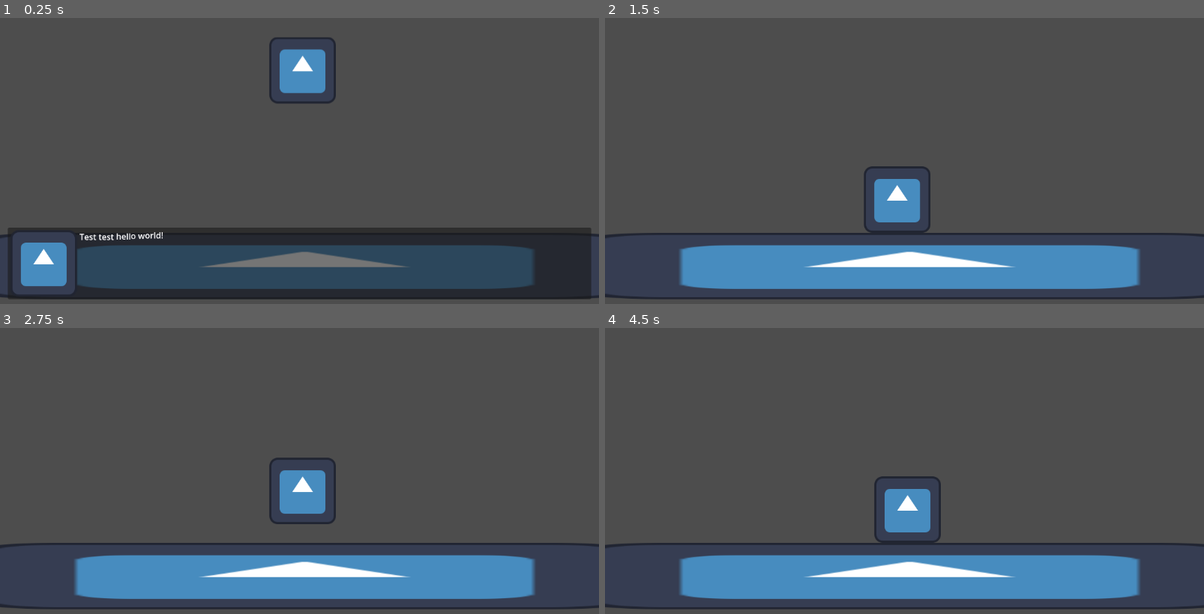
Above: before the commit, frames 1-4 (two rows, left to right).
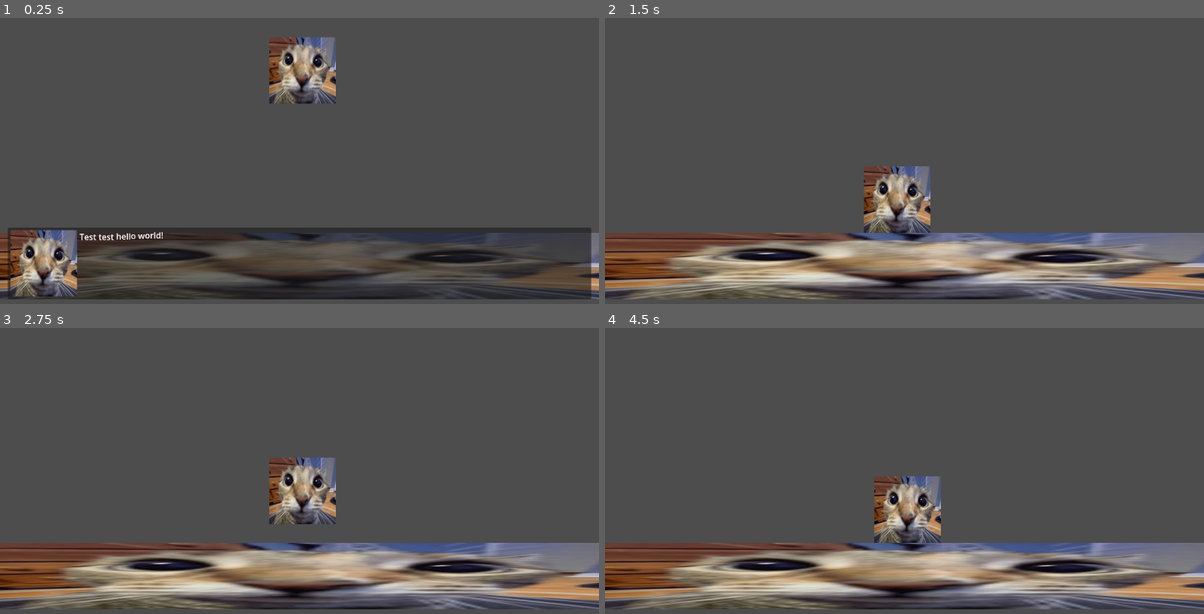
Above: after the commit, the same moments.

Repository: 46768/nsc2025
Game: Godot game, scene res://main.tscn
Two runs of this game, one before a commit and one after it. Both use one fixed random seed, a clock stepped at 60 frames per second and the inputs below. The engine's default icon, where the game draws it, is replaced by a stand-in: a white triangle on a blue panel in a dark square.
Inputs (mouse positions are in pixels of both pictures, inside the frame that each line leads up to):
- Up to frame 1 (0.25 s): no input
- Up to frame 2 (1.5 s): click (904, 263) at 0.5 s; tap Enter at 1.25 s; tap A (KeyA) at 1.35 s
- Up to frame 3 (2.75 s): tap Space (KeySpace) at 2 s; tap D (KeyD) at 2.1 s
- Up to frame 4 (4.5 s): tap Space (KeySpace) at 2.85 s; tap A (KeyA) at 3.6 s; tap Enter at 4.25 s; tap D (KeyD) at 4.35 s

The runs differ from the first frame. In frame 1, 20% of the frame differs, in the area x 0-100%, y 6-99%; in frame 2, 24%; in frame 3, 24%, in the area x 0-100%, y 45-99%; in frame 4, 24%.

Commit message:
feat: implemented a DSL for scripting a lesson module

Diff:
--- a/main.tscn
+++ b/main.tscn
@@ -3,7 +3,7 @@
 [ext_resource type="Script" uid="uid://cjnecbig4hetd" path="res://scripts/main/main.gd" id="1_a2087"]
 [ext_resource type="PackedScene" uid="uid://c44n34k18cx8m" path="res://scenes/IDE.tscn" id="1_xj0ui"]
 [ext_resource type="PackedScene" uid="uid://cixmrgx1jxv8p" path="res://scenes/Player.tscn" id="3_h2yge"]
-[ext_resource type="Texture2D" uid="uid://dswreolxusiw3" path="res://icon.svg" id="4_1bvp3"]
+[ext_resource type="Texture2D" uid="uid://dadmwkga8kc6s" path="res://assets/textures/placeholder.jpg" id="4_1bvp3"]
 
 [sub_resource type="RectangleShape2D" id="RectangleShape2D_lquwl"]
 size = Vector2(1280, 128)
@@ -32,3 +32,5 @@
 
 [node name="CollisionShape2D" type="CollisionShape2D" parent="Floor"]
 shape = SubResource("RectangleShape2D_lquwl")
+
+[connection signal="ide_initialized" from="Ide" to="." method="_on_ide_initialized"]
--- a/scenes/IDE.tscn
+++ b/scenes/IDE.tscn
@@ -1,10 +1,12 @@
-[gd_scene load_steps=6 format=3 uid="uid://c44n34k18cx8m"]
+[gd_scene load_steps=8 format=3 uid="uid://c44n34k18cx8m"]
 
 [ext_resource type="Theme" uid="uid://bq4vvnvsx0a5q" path="res://themes/ide/ide-default.tres" id="1_eacvr"]
 [ext_resource type="Script" path="res://scripts/IDE/ide.gd" id="1_msfw7"]
 [ext_resource type="Script" uid="uid://dxs06js8hwkng" path="res://scripts/IDE/buffer_tabs.gd" id="3_eacvr"]
+[ext_resource type="StyleBox" uid="uid://ck21jxwdspuit" path="res://themes/ide/backpanel.stylebox" id="3_kfwwp"]
 [ext_resource type="Script" uid="uid://dq0odnd4pbbda" path="res://scripts/IDE/console.gd" id="4_16dsd"]
 [ext_resource type="Script" uid="uid://dxdthe64tvsa" path="res://scripts/IDE/file-explorer.gd" id="6_5fjmn"]
+[ext_resource type="StyleBox" uid="uid://dvrweogbshbqa" path="res://themes/ide/consolepanel.stylebox" id="7_pngv2"]
 
 [node name="Ide" type="Control"]
 z_index = 9
@@ -17,7 +19,6 @@
 grow_vertical = 2
 size_flags_horizontal = 3
 size_flags_vertical = 3
-theme = ExtResource("1_eacvr")
 script = ExtResource("1_msfw7")
 
 [node name="OuterMargin" type="MarginContainer" parent="."]
@@ -35,6 +36,7 @@
 [node name="PanelContainer" type="PanelContainer" parent="OuterMargin"]
 layout_mode = 2
 theme = ExtResource("1_eacvr")
+theme_override_styles/panel = ExtResource("3_kfwwp")
 
 [node name="InnerMargin" type="MarginContainer" parent="OuterMargin/PanelContainer"]
 layout_mode = 2
@@ -108,6 +110,7 @@
 [node name="ConsoleOutput" type="PanelContainer" parent="OuterMargin/PanelContainer/InnerMargin/VerticalSplit/EditorSplit/Console"]
 layout_mode = 2
 size_flags_vertical = 3
+theme_override_styles/panel = ExtResource("7_pngv2")
 
 [node name="ConsoleOutputText" type="RichTextLabel" parent="OuterMargin/PanelContainer/InnerMargin/VerticalSplit/EditorSplit/Console/ConsoleOutput"]
 custom_minimum_size = Vector2(72, 96)
@@ -126,15 +129,20 @@
 
 [node name="ConsoleCWD" type="PanelContainer" parent="OuterMargin/PanelContainer/InnerMargin/VerticalSplit/EditorSplit/Console/ConsoleInput"]
 layout_mode = 2
+theme_override_styles/panel = ExtResource("7_pngv2")
 
 [node name="CWDText" type="Label" parent="OuterMargin/PanelContainer/InnerMargin/VerticalSplit/EditorSplit/Console/ConsoleInput/ConsoleCWD"]
 layout_mode = 2
 size_flags_vertical = 1
+theme_override_styles/normal = ExtResource("7_pngv2")
 
 [node name="ConsoleInputLine" type="LineEdit" parent="OuterMargin/PanelContainer/InnerMargin/VerticalSplit/EditorSplit/Console/ConsoleInput"]
 custom_minimum_size = Vector2(160, 0)
 layout_mode = 2
 size_flags_horizontal = 3
+theme_override_styles/focus = ExtResource("7_pngv2")
+theme_override_styles/read_only = ExtResource("7_pngv2")
+theme_override_styles/normal = ExtResource("7_pngv2")
 keep_editing_on_text_submit = true
 caret_blink = true
 
--- a/scenes/Player.tscn
+++ b/scenes/Player.tscn
@@ -1,7 +1,7 @@
 [gd_scene load_steps=4 format=3 uid="uid://cixmrgx1jxv8p"]
 
-[ext_resource type="Texture2D" uid="uid://dswreolxusiw3" path="res://icon.svg" id="1_p0vlq"]
 [ext_resource type="Script" uid="uid://dsmcswgvb2pa6" path="res://scripts/Player/player.gd" id="1_v6fml"]
+[ext_resource type="Texture2D" uid="uid://dadmwkga8kc6s" path="res://assets/textures/placeholder.jpg" id="2_v6fml"]
 
 [sub_resource type="RectangleShape2D" id="RectangleShape2D_v6fml"]
 size = Vector2(128, 128)
@@ -10,7 +10,7 @@
 script = ExtResource("1_v6fml")
 
 [node name="Sprite2D" type="Sprite2D" parent="."]
-texture = ExtResource("1_p0vlq")
+texture = ExtResource("2_v6fml")
 
 [node name="CollisionShape2D" type="CollisionShape2D" parent="."]
 shape = SubResource("RectangleShape2D_v6fml")
--- a/scripts/IDE/ide.gd
+++ b/scripts/IDE/ide.gd
@@ -47,8 +47,8 @@
 	console.console_initialized.connect(_on_console_initialized)
 	buffer_tabs.buffer_tabs_initialized.connect(_on_buffer_initialized)
 
+	Globals.ide = self
 	ide_initialized.emit(vfs)
-	Globals.ide = self
 
 
 func _sidebar_to_editor_sync(offset: int) -> void:
--- a/scripts/core/cosh/modules/python.gd
+++ b/scripts/core/cosh/modules/python.gd
@@ -31,7 +31,7 @@
 		return "python3: missing file"
 	var path: String = args[0]
 	var abs_path: String = path if path.begins_with("/") else VFS.path_join(shell.cwd, path)
-	abs_path = VFS.resolve_path(path)
+	abs_path = VFS.resolve_path(abs_path)
 
 	if not shell.attached_vfs.block_exists(abs_path):
 		return "python3: file not found"
--- a/scripts/core/dialogue-system/dialogue_box.gd
+++ b/scripts/core/dialogue-system/dialogue_box.gd
@@ -16,7 +16,6 @@
 
 # Called when the node enters the scene tree for the first time.
 func _ready() -> void:
-	print(Globals.screen_size)
 	dialogue_texture_rect.texture = dialogue_texture
 	dialogue_message_box.text = dialogue_message
 
--- /dev/null
+++ b/scripts/core/problem-module/sequence-definition/base.gd
@@ -0,0 +1,23 @@
+var types: Dictionary[String, Callable] = {
+	"s": str,
+	"m": func(x:String)->String: return "!??"+str(x),
+	"d": func(x:String)->int: return int(x),
+}
+
+
+func shell(_ram: Dictionary, cmd: String) -> void:
+	var cmd_blocks: PackedStringArray = cmd.split(" ")
+	var cmd_cmd: String = cmd_blocks[0]
+	var cmd_args: PackedStringArray = cmd_blocks.slice(1)
+	Globals.ide.shell.run_command(cmd_cmd, cmd_args)
+
+
+func dialogue(_ram: Dictionary, text: String) -> void:
+	Dialogue.spawn_dialogue(text)
+
+
+func mov(ram: Dictionary, src: Variant, dest: String) -> void:
+	if dest.begins_with("!??"):
+		ram[dest.right(-3)] = src
+	else:
+		printerr("mov: invalid address")
--- /dev/null
+++ b/scripts/core/problem-module/sequence.gd
@@ -0,0 +1,96 @@
+class_name Sequence
+
+
+static var BASE: Variant = preload(
+		"res://scripts/core/problem-module/sequence-definition/base.gd").new()
+
+var sequence: Array[SequenceGroup] = []
+var sequence_idx: int = 0
+
+var ram: Dictionary = {}
+
+
+func _init() -> void:
+	pass
+
+
+func new_group() -> SequenceGroup:
+	var group: SequenceGroup = SequenceGroup.new(ram)
+	sequence.append(group)
+
+	return group
+
+
+func next() -> void:
+	if sequence_idx >= len(sequence):
+		return
+	sequence[sequence_idx].run()
+	sequence_idx += 1
+
+
+class SequenceGroup:
+	static var type_map: Dictionary[String, Callable] = {
+		"s": str,
+		"m": func(x:String)->String: return "!??"+str(x),
+		"d": func(x:String)->int: return int(x),
+	}
+
+	var instructions: Array[Array] = []
+	var ram: Dictionary
+
+	func _init(iram: Dictionary) -> void:
+		ram = iram
+
+
+	func push_instruction(operands: Array) -> void:
+		instructions.append(operands)
+
+
+	func clear_instruction() -> void:
+		instructions.clear()
+
+
+	func parse_source(source: String) -> void:
+		clear_instruction()
+		var lines: PackedStringArray = source.replace("\t", "").split("\n", false)
+
+		for j: int in range(len(lines)):
+			var line: String = lines[j]
+			var raw_opcode: PackedStringArray = line.split("~")
+			var formatted_opcode: Array = raw_opcode.duplicate()
+
+			for i: int in range(1, len(raw_opcode)):
+				var opcode: String = raw_opcode[i].get_slice(";", 0).rstrip(" ")
+				var raw_data: String = opcode.right(-1)
+				if opcode.begins_with("$"):
+					var opcode_type: String = opcode.get_slice(".", 0).right(-1)
+					var _opcode_type_namespace: String = opcode_type.get_slice("::", 0)
+					opcode_type = opcode_type.get_slice("::", 1)
+					if not type_map.has(opcode_type):
+						printerr("Error parsing line %d: invalid literal type '%s'" % [j, opcode_type])
+						clear_instruction()
+						return
+
+					if not opcode.contains("::"):
+						formatted_opcode[i] = Sequence.BASE.types[opcode_type].call(raw_data.right(-2))
+				elif opcode.begins_with("%"):
+					if opcode[1] != ".":
+						formatted_opcode[i] = ram[raw_data]
+
+			push_instruction(formatted_opcode)
+
+
+	func run() -> void:
+		for operands: Array in instructions:
+			var opcode: PackedStringArray = operands[0].split("::")
+			var operand: Array = [ram]
+
+			for oprand: Variant in operands.slice(1):
+				if oprand is String and oprand.begins_with("%."):
+					operand.append(ram[oprand.right(-2)])
+				else:
+					operand.append(oprand)
+
+			if len(opcode) == 1:
+				if Sequence.BASE.has_method(opcode[0]):
+					Sequence.BASE.callv(opcode[0], operand)
--- a/scripts/main/main.gd
+++ b/scripts/main/main.gd
@@ -1,13 +1,18 @@
 extends Node2D
 
 
-@onready var test_texture: Texture2D = preload("res://icon.svg")
+@onready var test_texture: Texture2D = preload("res://assets/textures/placeholder.jpg")
+
+var test_seq: Sequence
+
 
 func _ready() -> void:
 	# Variable initializations
 	Globals.main = self
 
 	$Ide.hide()
+
+
 
 	Dialogue.spawn_dialogue("[wave]Test test hello world![/wave]", test_texture)
 	await Globals.wait(1)
@@ -17,3 +22,35 @@
 func _process(_delta: float) -> void:
 	if Input.is_action_just_pressed("ToggleIDE"):
 		$Ide.set_visible(not $Ide.is_visible())
+
+
+func _on_ide_initialized(__: VFS) -> void:
+	await Globals.wait(1)
+	test_seq = Sequence.new()
+
+	test_seq.ram["test label"] = "mkdir test"
+
+	var seq_grp = test_seq.new_group()
+
+	seq_grp.parse_source("""
+		mov~$s.touch main.py~$m.move test
+		shell~$s.ls                    ; Test comment
+		shell~%test label
+		shell~$s.cd test
+		shell~%.move test
+		shell~$s.code main.py
+	""")
+
+	var seq_grp2 = test_seq.new_group()
+
+	seq_grp2.parse_source("""
+		mov~$m.reg2~$m.reg1
+		mov~%.reg1~$m.reg3
+		mov~$s.echo test~%.reg3
+		shell~%.reg2
+		shell~%.reg1
+		dialogue~$s.[wave][color=red]Hello from DSL![/color][/wave]
+	""")
+
+	test_seq.next()
+	test_seq.next()
--- a/themes/ide/ide-default.tres
+++ b/themes/ide/ide-default.tres
@@ -1,11 +1,6 @@
-[gd_resource type="Theme" load_steps=3 format=3 uid="uid://bq4vvnvsx0a5q"]
+[gd_resource type="Theme" load_steps=2 format=3 uid="uid://bq4vvnvsx0a5q"]
 
-[sub_resource type="StyleBoxFlat" id="StyleBoxFlat_rv2wv"]
-bg_color = Color(0.121569, 0.121569, 0.121569, 1)
-
-[sub_resource type="StyleBoxFlat" id="StyleBoxFlat_0laxq"]
-bg_color = Color(0.0941176, 0.0941176, 0.0941176, 1)
+[ext_resource type="StyleBox" uid="uid://dvrweogbshbqa" path="res://themes/ide/consolepanel.stylebox" id="1_0laxq"]
 
 [resource]
-PanelContainer/styles/backPanel = SubResource("StyleBoxFlat_rv2wv")
-PanelContainer/styles/consolePanel = SubResource("StyleBoxFlat_0laxq")
+PanelContainer/styles/panel = ExtResource("1_0laxq")
Binary file added: assets/textures/placeholder.jpg
Not shown, added: assets/textures/placeholder.jpg.import
Not shown, added: scripts/core/problem-module/sequence-definition/base.gd.uid
Not shown, added: scripts/core/problem-module/sequence.gd.uid
Binary file added: themes/ide/backpanel.stylebox
Binary file added: themes/ide/consolepanel.stylebox
